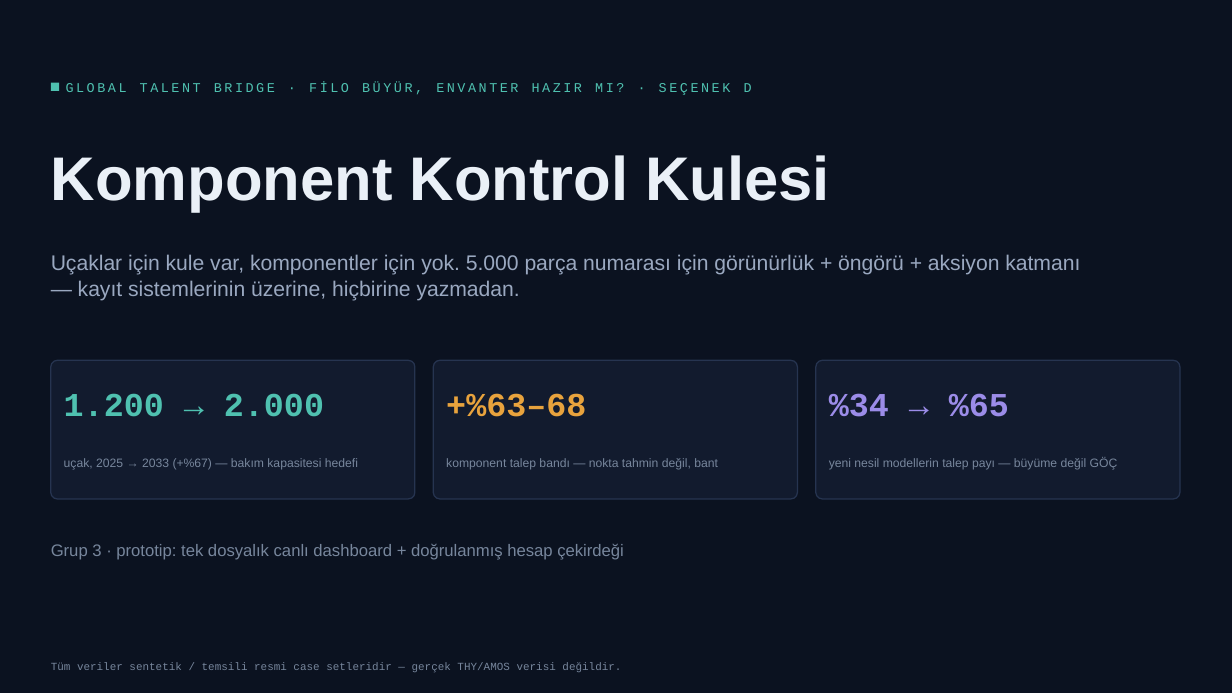
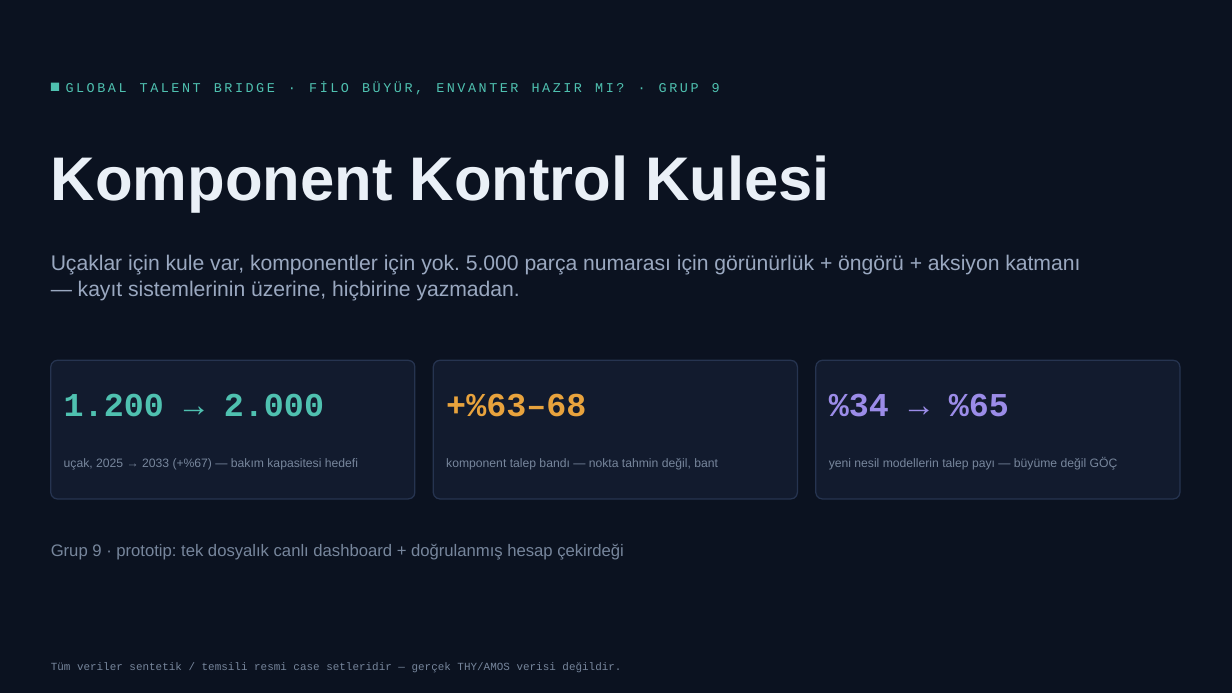
Before and after one commit to JsttB1/thy_case, a slide deck: slide 1 of sunum/kontrol_kulesi_sunum.pptx. Drawn at 1232x693 pixels with LibreOffice and Linux fonts; fonts in the diff are those of the drawing. Boxes give left, top, right and bottom in pixels: in the first picture for what was removed or moved away, otherwise in the second. Text is boxed around its words. In the diff, an @@ line names an element or a change of style, - is before the commit and + after.

```diff
--- a/sunum/kontrol_kulesi_sunum.pptx
+++ b/sunum/kontrol_kulesi_sunum.pptx
@@ text at (66, 82, 720, 94): text changed @@
-GLOBAL TALENT BRIDGE · FİLO BÜYÜR, ENVANTER HAZIR MI? · SEÇENEK D
+GLOBAL TALENT BRIDGE · FİLO BÜYÜR, ENVANTER HAZIR MI? · GRUP 9
@@ text at (51, 544, 624, 560): text changed @@
-Grup 3 · prototip: tek dosyalık canlı dashboard + doğrulanmış hesap çekirdeği
+Grup 9 · prototip: tek dosyalık canlı dashboard + doğrulanmış hesap çekirdeği
```
Also in this commit, not shown: 1 other slide changed, 29 other files.
